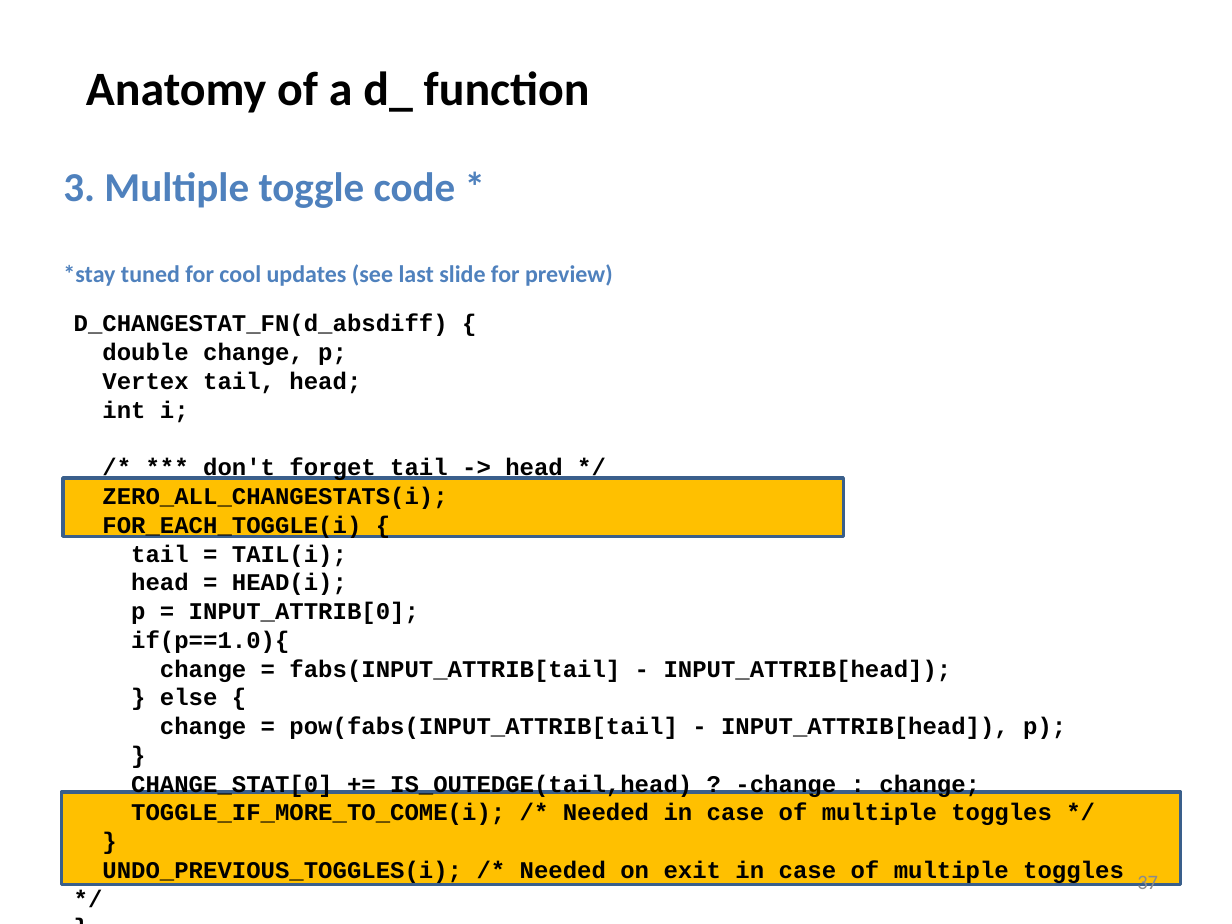
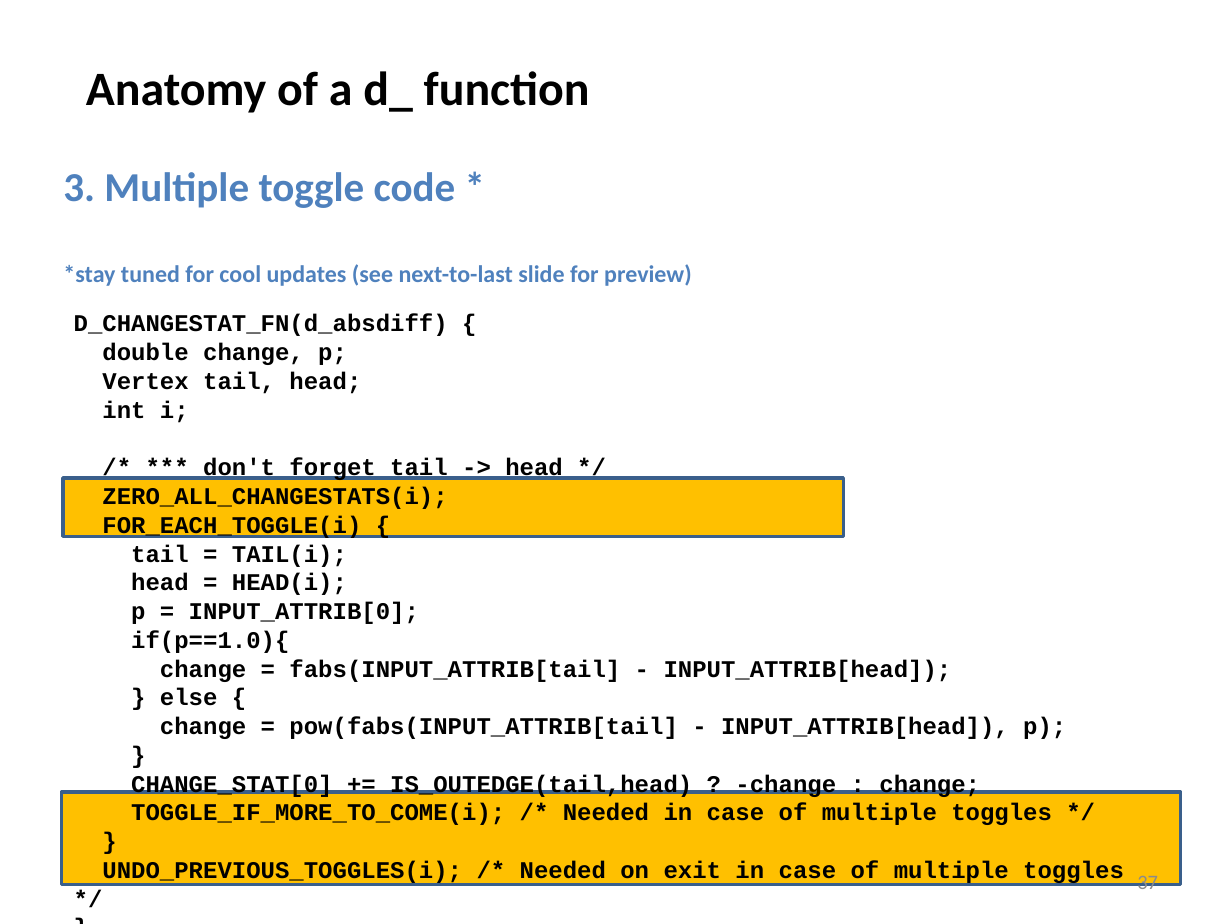
Before and after one commit to statnet/Workshops----OBSOLETE, a slide deck: slide 37 of ergm.userterms/EUT tutorial slides.pptx. Drawn at 1232x924 pixels with LibreOffice and Linux fonts; fonts in the diff are those of the drawing. Boxes give left, top, right and bottom in pixels: in the first picture for what was removed or moved away, otherwise in the second. Text is boxed around its words. In the diff, an @@ line names an element or a change of style, - is before the commit and + after.

```diff
--- a/ergm.userterms/EUT tutorial slides.pptx
+++ b/ergm.userterms/EUT tutorial slides.pptx
@@ text at [63, 264, 692, 286]: text changed @@
-*stay tuned for cool updates (see last slide for preview)
+*stay tuned for cool updates (see next-to-last slide for preview)
```
Also in this commit, not shown: 14 other slides changed.
